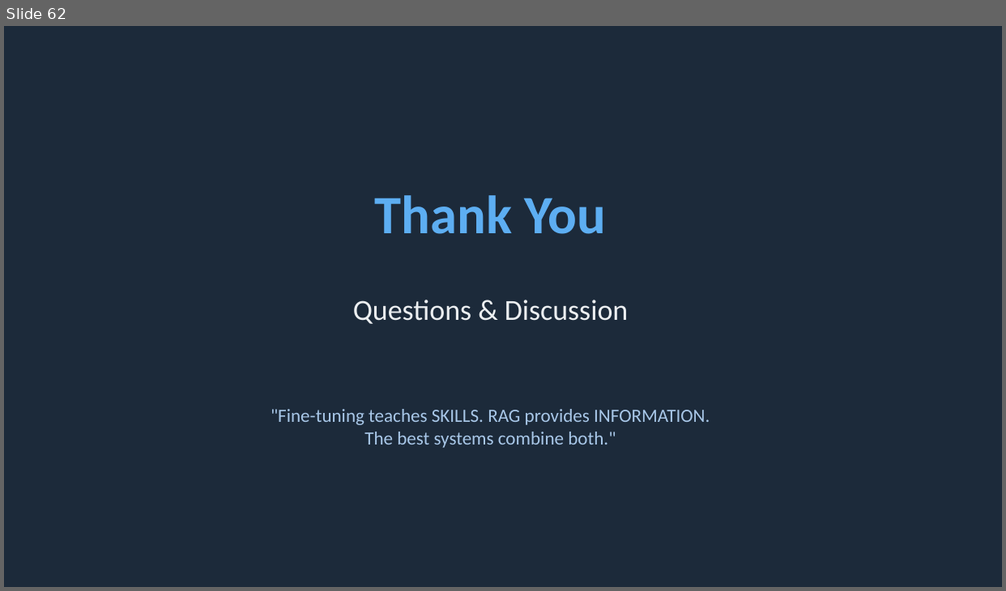
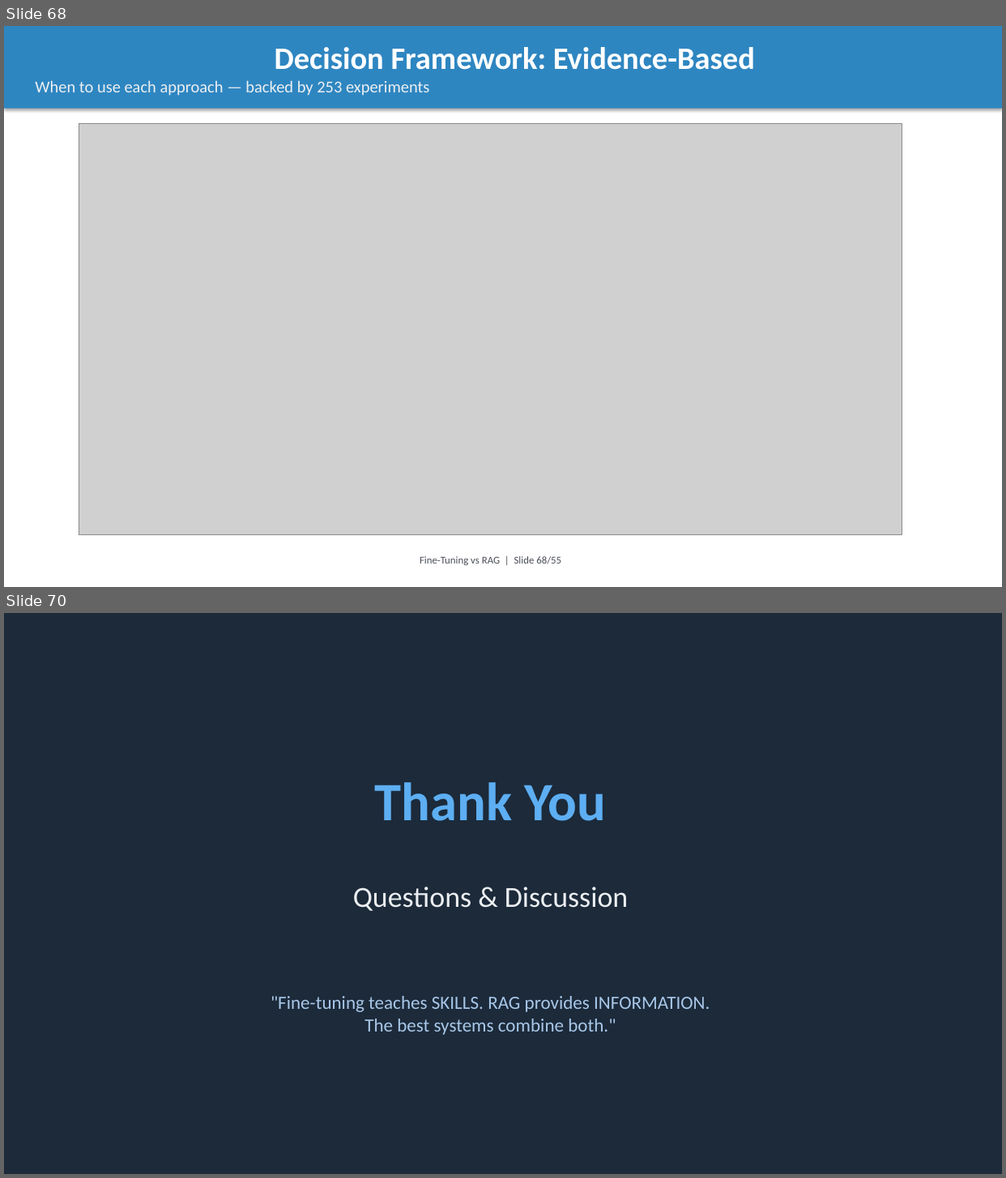
Before and after one commit to intelliswarm-ai/finetune-vs-rag, a slide deck: presentation.pptx. Shown one above the other, each under a label of ours: slide 62 before the commit, slides 68 and 70 after it; the slides between them are not shown. The pictures are 1006x591 and 1006x1178 pixels, drawn with LibreOffice and Linux fonts; fonts in the diff are those of the drawing; grey boxes stand for pictures. Boxes give left, top, right and bottom in pixels: in the first picture for what was removed or moved away, otherwise in the second. Text is boxed around its words. In the diff, an @@ line names an element or a change of style, - is before the commit and + after.

```diff
--- a/presentation.pptx
+++ b/presentation.pptx
@@ slide 68 added at (4, 26, 1002, 587), background #FFFFFF @@
@@ rectangle added at (4, 26, 1002, 109), fill #2E86C1, 16 pt, text #ECEFF1 @@
+Decision Framework: Evidence-Based
+When to use each approach — backed by 253 experiments
@@ picture added at (79, 123, 902, 535) @@
@@ text added at (420, 557, 561, 565), 10 pt, text #4A4E57 @@
+Fine-Tuning vs RAG | Slide 68/55
@@ what was slide 62 is now slide 70 @@
```
Also in this commit, not shown: 7 other slides added, 13 other files.
